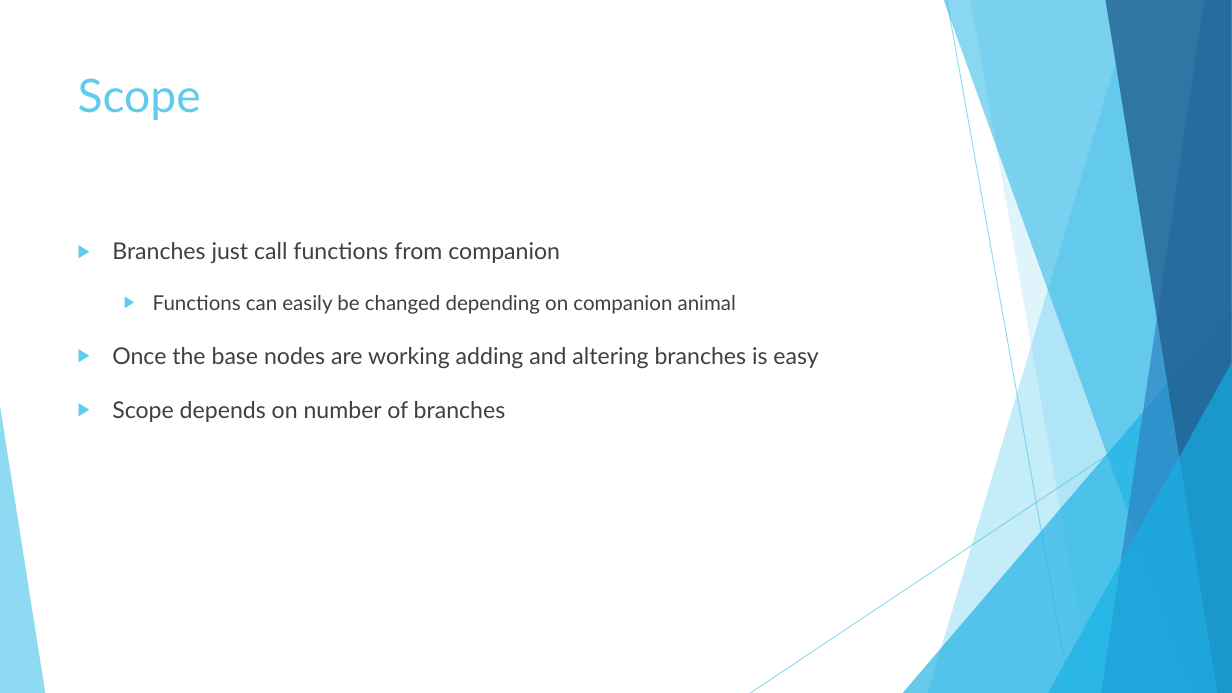
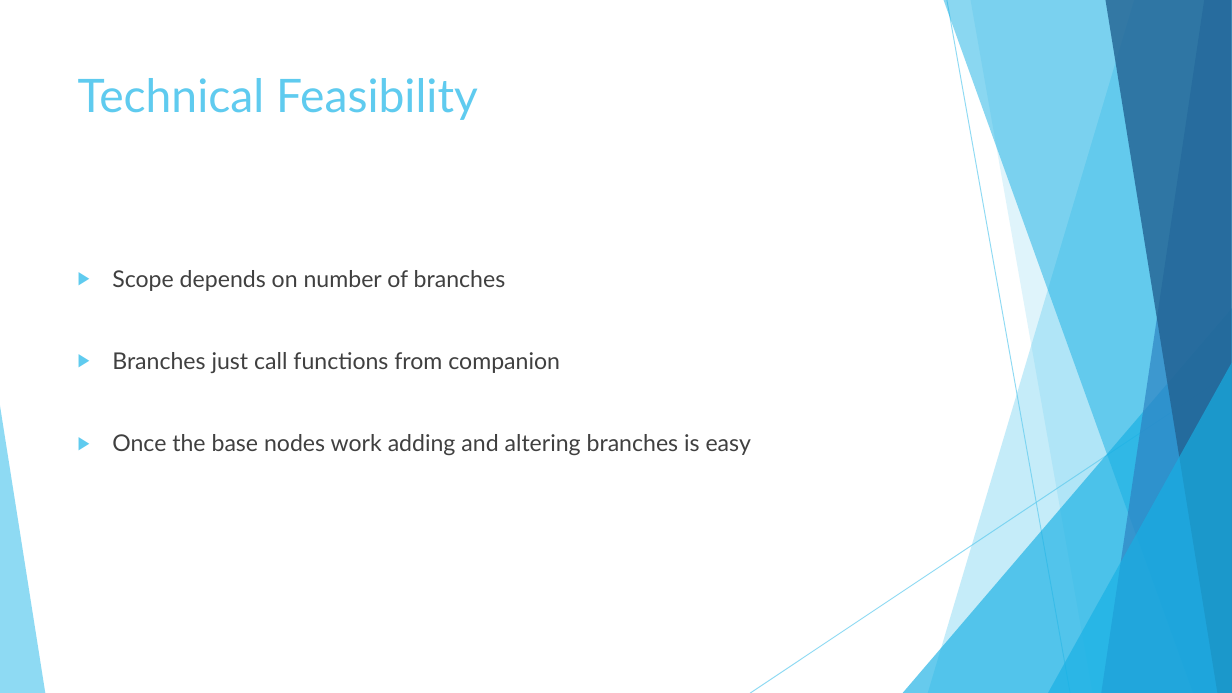
Before and after one commit to MaddieK19/comp230-pre-production, a slide deck: slide 14 of Proposal/Slides.pptx (slide 11 before the commit). Drawn at 1232x693 pixels with LibreOffice and Linux fonts; fonts in the diff are those of the drawing. Boxes give left, top, right and bottom in pixels: in the first picture for what was removed or moved away, otherwise in the second. Text is boxed around its words. In the diff, an @@ line names an element or a change of style, - is before the commit and + after.

```diff
--- a/Proposal/Slides.pptx
+++ b/Proposal/Slides.pptx
@@ title at [78, 78, 478, 120]: text changed @@
-Scope
+Technical Feasibility
@@ text at [112, 270, 506, 291]: paragraph added @@
+▶ Scope depends on number of branches
@@ text at [112, 352, 560, 373]: line spacing 1.5 to 2.5 @@
@@ text at [112, 434, 751, 455]: text changed @@
-  ▶ Functions can easily be changed depending on companion animal
-▶ Once the base nodes are working adding and altering branches is easy
-▶ Scope depends on number of branches
+▶ Once the base nodes work adding and altering branches is easy
```
Also in this commit, not shown: 1 other slide changed, 2 slides added, 1 other file.
